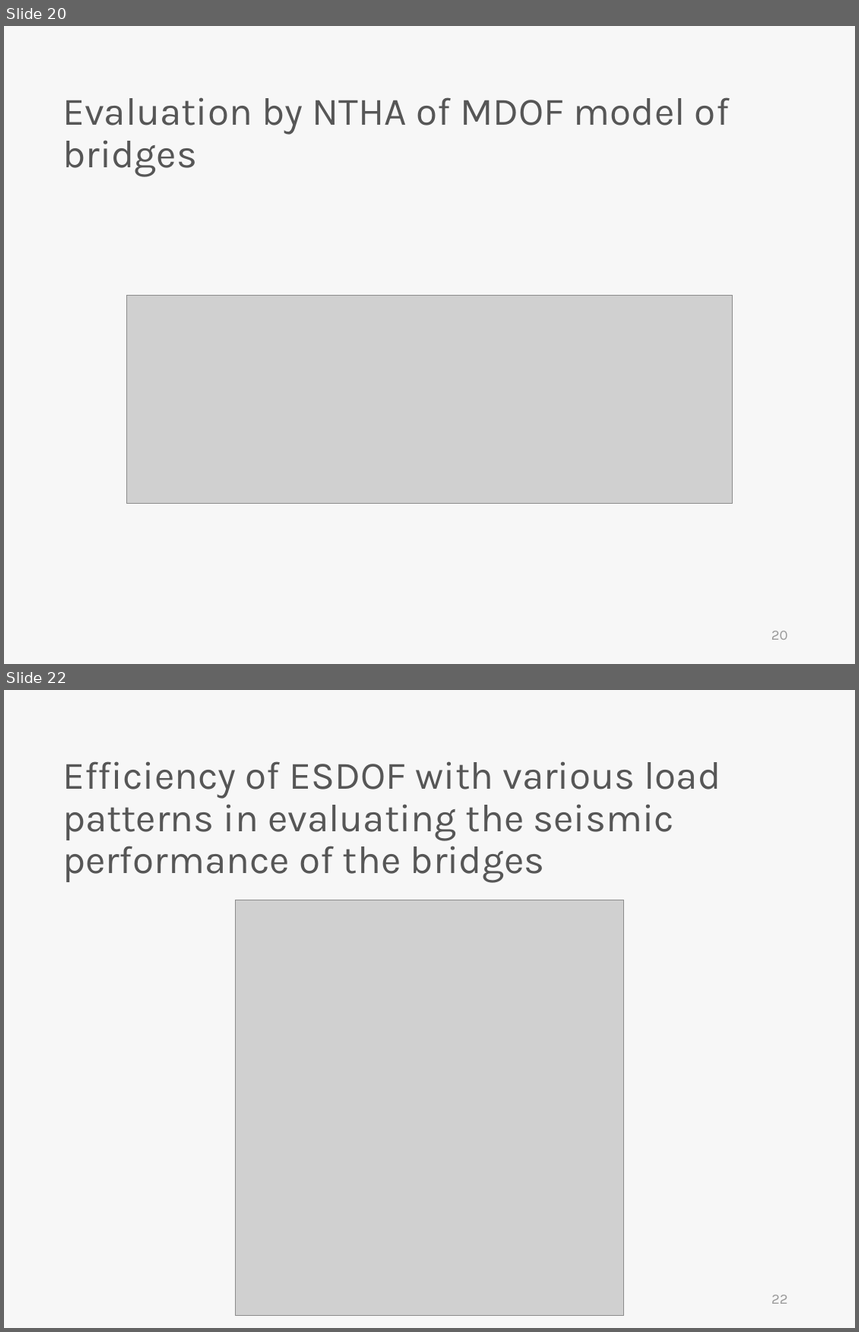
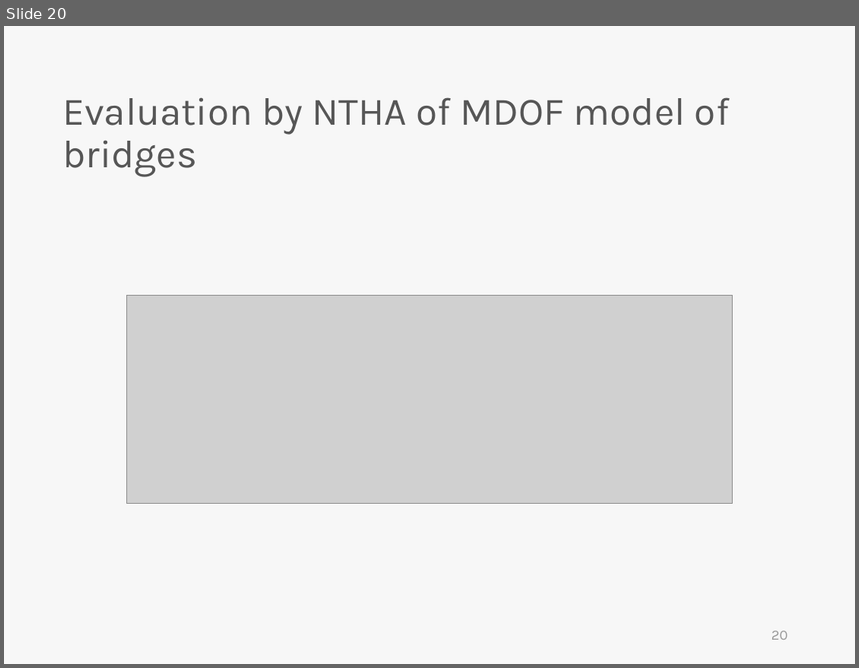
Before and after one commit to skyran1278/VbaProject, a slide deck: 20180126_SmartSplice/20180808_Meeting/Incremental dynamic analysis with multi-modes for seismic performance evaluation of RC bridges.pptx. Shown one above the other, each under a label of ours: slides 20 and 22 before the commit, slide 20 after it; the slides between them are not shown. The pictures are 859x1332 and 859x668 pixels, drawn with LibreOffice and Linux fonts; fonts in the diff are those of the drawing; grey boxes stand for pictures. Boxes give left, top, right and bottom in pixels: in the first picture for what was removed or moved away, otherwise in the second. Text is boxed around its words. In the diff, an @@ line names an element or a change of style, - is before the commit and + after.

```diff
--- a/20180126_SmartSplice/20180808_Meeting/Incremental dynamic analysis with multi-modes for seismic performance evaluation of RC bridges.pptx
+++ b/20180126_SmartSplice/20180808_Meeting/Incremental dynamic analysis with multi-modes for seismic performance evaluation of RC bridges.pptx
@@ slide 22 removed at [4, 690, 855, 1328], background #F7F7F7 @@
@@ text removed at [63, 761, 721, 883] @@
-Efficiency of ESDOF with various load patterns in evaluating the seismic performance of the bridges
@@ picture removed at [236, 901, 623, 1315] @@
@@ page number removed at [772, 1295, 788, 1304] @@
-22
```
Also in this commit, not shown: 2 slides changed, 5 slides added, 4 other slides removed.
